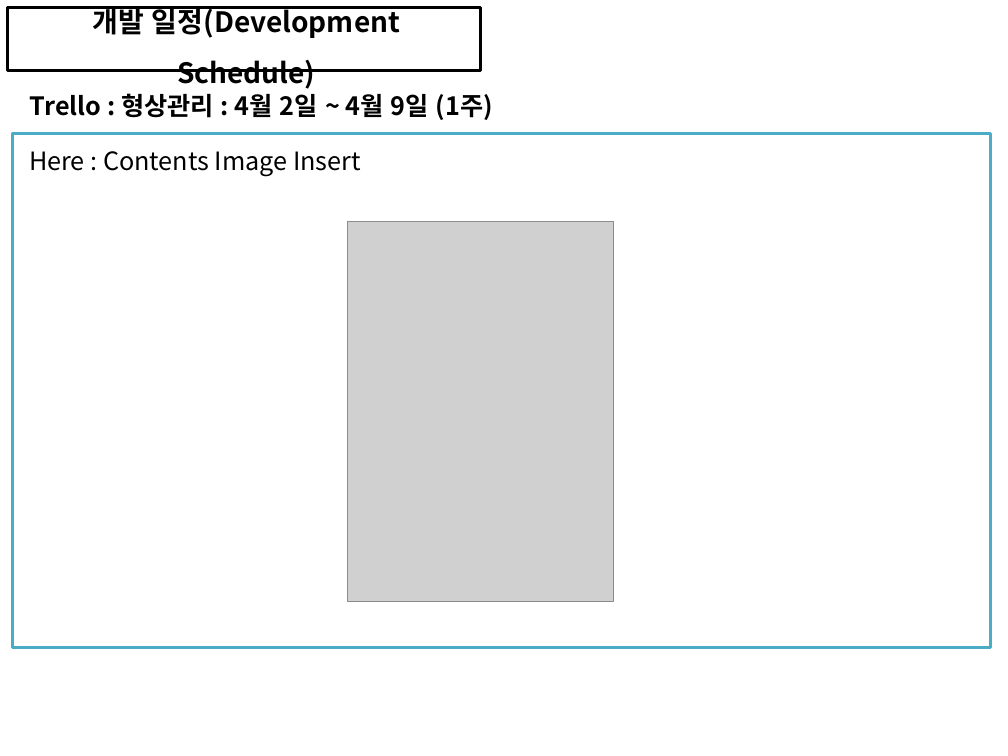
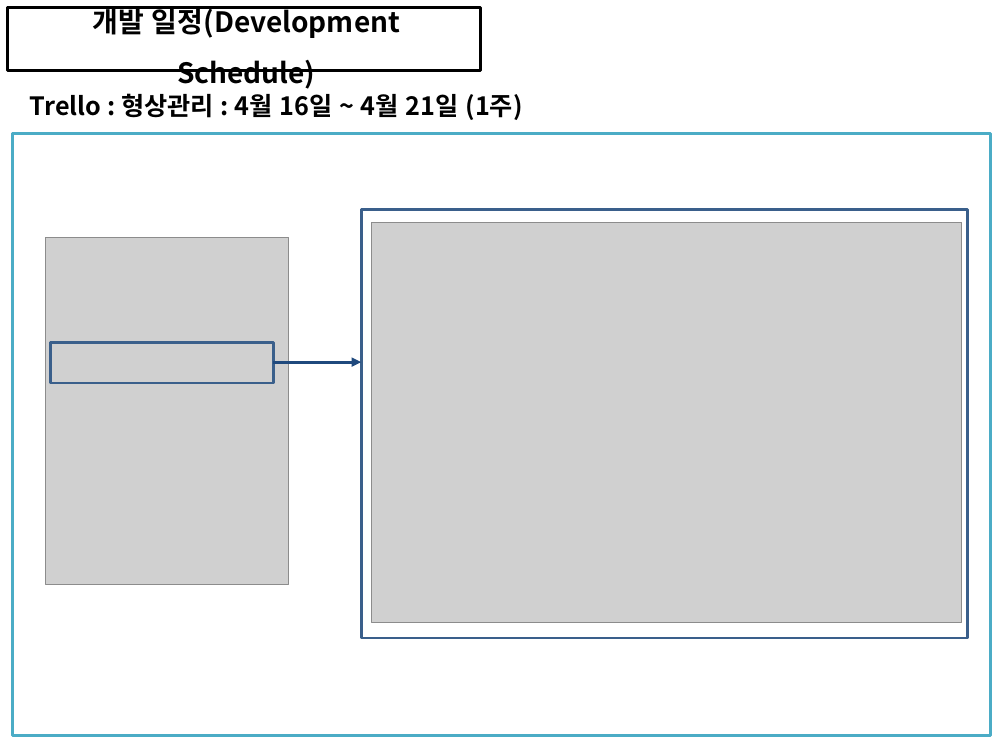
Before and after one commit to soh0256/4team, a slide deck: slide 4 of 개발 4팀 2차 미니 프로젝트/6) KOSMO_77기_개발 4팀_일정관리_형상관리_활용_종합보고서.pptx (slide 3 before the commit). Drawn at 1008x756 pixels with LibreOffice and Linux fonts; fonts in the diff are those of the drawing; grey boxes stand for pictures. Boxes give left, top, right and bottom in pixels: in the first picture for what was removed or moved away, otherwise in the second. Text is boxed around its words. In the diff, an @@ line names an element or a change of style, - is before the commit and + after.

```diff
--- a/개발 4팀 2차 미니 프로젝트/6) KOSMO_77기_개발 4팀_일정관리_형상관리_활용_종합보고서.pptx
+++ b/개발 4팀 2차 미니 프로젝트/6) KOSMO_77기_개발 4팀_일정관리_형상관리_활용_종합보고서.pptx
@@ text at (30, 93, 523, 120): text changed @@
-Trello : 형상관리 : 4월 2일 ~ 4월 9일 (1주)
+Trello : 형상관리 : 4월 16일 ~ 4월 21일 (1주)
@@ rectangle: place and size @@
-rectangle at (12, 134, 991, 648)
+rectangle at (12, 134, 991, 736)
@@ text removed at (29, 151, 361, 176) @@
-Here : Contents Image Insert
@@ picture: place and size @@
-picture at (348, 222, 614, 602)
+picture at (46, 237, 289, 584)
@@ rectangle added at (361, 210, 968, 638), outline #3A5F8C 2 pt @@
@@ picture added at (372, 222, 962, 622) @@
@@ rectangle added at (50, 343, 272, 383), outline #3A5F8C 2 pt @@
@@ arrow added from (273, 362) to (361, 362), #1F497D 2.25 pt @@
```
Also in this commit, not shown: 13 other slides changed, 22 slides added.
